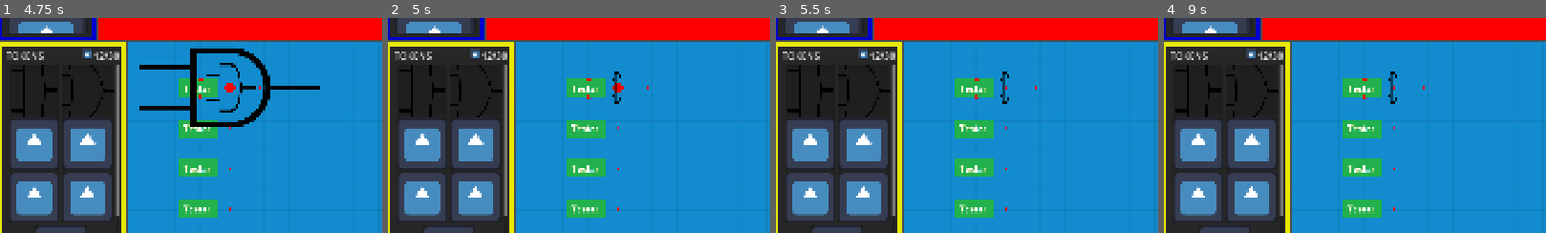
Above: before the commit, frames 1-4 (left to right).
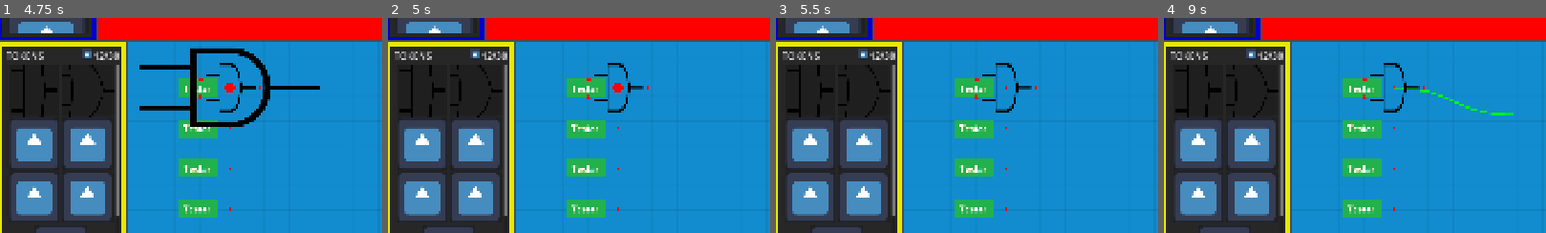
Above: after the commit, the same moments.

Repository: Thalesvpin/Logicgate-Mecha-Arm
Game: Godot game, scene res://scenes/menus/main_menu.tscn
The game is run twice, just before and just after one commit, with the same random seed, the same clock (stepped at 60 frames per second) and the same inputs. The engine's default icon, where the game draws it, is replaced by a stand-in: a white triangle on a blue panel in a dark square.
Inputs (mouse positions are % of the whole screen's width and height, from its top left):
- Up to frame 1 (4.75 s): click "Jogar" at 0.5 s; click (26, 62) at 1.27 s; click (96, 80) at 2 s; click (96, 86) at 2.75 s; tap Enter (ui_accept) at 3.5 s; drag from (8, 76) to (30, 62) at 3.52 s; drag from (4, 63) to (30, 62) at 4.27 s
- Up to frame 2 (5 s): no input
- Up to frame 3 (5.5 s): move the mouse to (11, 63) at 5.02 s; hold Right (ui_right) from 5.03 s (still down); hold Mouse wheel up (scroll_up) from 5.03 s (still down); click (11, 63) at 5.17 s; tap T (test) at 5.3 s
- Up to frame 4 (9 s): release Right (ui_right) at 5.75 s; release Mouse wheel up (scroll_up) at 5.75 s; tap Enter (ui_accept) at 5.75, 8.75 s; drag from (4, 75) to (30, 72) at 5.77 s; drag from (11, 75) to (77, 62) at 6.52 s; drag from (4, 88) to (30, 81) at 7.27 s; move the mouse to (11, 88) at 8.02 s; hold Down (ui_down) 8.03-8.75 s; hold T (test) 8.03-8.75 s; click (11, 88) at 8.17 s; drag from (30, 62) to (77, 81) at 8.77 s
The pictures show only the part of the screen within x 0-50%, y 46-96%; the shares and areas given below are measured in that part.

Frame 1 is identical in both runs. In frame 2, 0.7% of the frame differs, in the area x 54-67%, y 20-44%; in frame 3, 0.7%; in frame 4, 0.9%, in the area x 54-92%, y 20-46%.
Error in both runs: Trying to assign value of type 'Marker2D' to a variable of type 'Area2D'. (res://scripts/circuit_gate.gd:7)

Commit message:
criação de fios por arraste

Diff:
--- /dev/null
+++ b/scenes/sections/sand_box/line_point_c.tscn
@@ -0,0 +1,6 @@
+[gd_scene format=3 uid="uid://d3cka70ni1duu"]
+
+[ext_resource type="Script" uid="uid://dm60t2y2k4qui" path="res://scripts/line_point_c.gd" id="1_tkggd"]
+
+[node name="LinePointC" type="Node2D" unique_id=1272759562]
+script = ExtResource("1_tkggd")
--- a/scripts/cable.gd
+++ b/scripts/cable.gd
@@ -9,6 +9,8 @@
 ## Os dois objetos que o fio conecta.
 var point_a: Node2D
 var point_b: Node2D
+var point_c: Node2D
+const LINE_POINT_C = preload("uid://d3cka70ni1duu")
 
 ## O quanto a curva "estica" para os lados, em fração da distância entre os
 ## pontos (0 = linha reta, 0.5 = curva bem pronunciada, como no Blueprint).
@@ -39,13 +41,70 @@
 
 func _input(event: InputEvent) -> void:
 	if event.is_action_pressed("test"):
-		set_active(!is_active)
+		print(Global.circuit_editor.hovered_pin)
 
 func _process(_delta: float) -> void:
-	if point_a != null and point_b != null:
+	if point_a != null && point_b != null:
 		_update_curve()
 
+	if point_c:
+		if Input.is_mouse_button_pressed(MOUSE_BUTTON_LEFT):
+			point_c.position = get_global_mouse_position()
+		else:
+			if (Global.circuit_editor.hovered_pin == null) || \
+					(point_a != point_c && Global.circuit_editor.hovered_pin.type.to_lower() == "output") || \
+					(point_b != point_c && Global.circuit_editor.hovered_pin.type.to_lower() == "input") || \
+					(point_a != point_c && Global.circuit_editor.hovered_pin.owner == point_a.owner) || \
+					(point_b != point_c && Global.circuit_editor.hovered_pin.owner == point_b.owner):
+				self_delete()
+				return
+
+			var point
+			if (point_a == point_c):
+				set_point_a(Global.circuit_editor.hovered_pin)
+				point = point_a
+			if (point_b == point_c):
+				set_point_b(Global.circuit_editor.hovered_pin)
+				point = point_b
+
+			if point.owner is Area2D:
+				point.owner.connected_wires.append(_line)
+			else:
+				point.connected_wires.append(_line)
+
+	if !point_c:
+		if point_a && point_b == null:
+			set_point_c()
+			point_b = point_c
+		if point_b && point_a == null:
+			set_point_c()
+			point_a = point_c
+
 	check_input_value()
+
+func set_point_c(reset: bool = false):
+	if reset:
+		point_c.queue_free()
+		point_c = null
+		return
+	point_c = LINE_POINT_C.instantiate()
+	point_c.position = get_global_mouse_position()
+	Global.circuit_editor.wire_layer.add_child(point_c)
+
+func set_point_a(node: Node2D):
+	point_a = node
+	if point_b && point_c:
+		point_b.connected_gate = point_a
+		set_point_c(true)
+
+func set_point_b(node: Node2D):
+	point_b = node
+	if point_a && point_c:
+		point_b.connected_gate = point_a
+		set_point_c(true)
+
+func connect_to_cursor():
+	pass
 
 func check_input_value() -> void:
 	set_active(point_a.is_active)
@@ -96,6 +155,21 @@
 func set_active(value: bool):
 	is_active = value
 
+func self_delete():
+	if point_b != point_c:
+		point_b.connected_gate = null
+		if point_b.owner is Area2D:
+			point_b.owner.connected_wires.erase(_line)
+		else:
+			point_b.connected_wires.erase(_line)
+
+	if point_a != point_c:
+		if point_a.owner is Area2D:
+			point_a.owner.connected_wires.erase(_line)
+		else:
+			point_a.connected_wires.erase(_line)
+
+	queue_free()
 
 
 
--- a/scripts/circuit_editor.gd
+++ b/scripts/circuit_editor.gd
@@ -5,5 +5,19 @@
 @onready var circuit_camera: Camera2D = $HBoxContainer/SubViewportContainer/SubViewport/Sandbox/CircuitCamera
 @onready var sandbox: Node2D = $HBoxContainer/SubViewportContainer/SubViewport/Sandbox
 
+var all_gate_inputs: Array
+var all_gate_outputs: Array
+var hovered_pin: Area2D
+
 func _ready() -> void:
 	Global.circuit_editor = self
+
+func add_input(node):
+	all_gate_inputs.append(node)
+	#node.
+
+func remove_input(node):
+	all_gate_inputs = all_gate_inputs.filter(func(e): return e != node)
+
+func remove_output(node):
+	all_gate_outputs = all_gate_outputs.filter(func(e): return e != node)
--- a/scripts/circuit_gate.gd
+++ b/scripts/circuit_gate.gd
@@ -21,16 +21,21 @@
 var connected_wires: Array
 var was_pressed: bool = false
 var cursor_offset: Vector2
-var original_scale: Vector2
+var original_scale: Vector2 = Vector2.ZERO
 
-func scale_gate(value: Vector2):
-	for child in get_children(true):
-		if child.get_class() == "CollisionShpae2D" || child.get_class() == "Sprite2D":
-			child.scale *= value
+##Leave value empty to reset the scale to it's default
+func scale_gate(value: Vector2 = Vector2.ZERO):
+	if original_scale == Vector2.ZERO:
+		original_scale = scale
+		scale *= value
+	elif value != Vector2.ZERO:
+		scale = original_scale * value
+	else:
+		scale = original_scale
+		original_scale = Vector2.ZERO
 
 func _ready() -> void:
 	map_pins()
-	original_scale = sprite.scale
 
 func _process(delta):
 	output.set_active(calculate_output())
--- a/scripts/drag_manager.gd
+++ b/scripts/drag_manager.gd
@@ -3,6 +3,10 @@
 var dragging := false
 var gate_type := ""
 var original_node
+
+func _process(delta: float) -> void:
+	if original_node && original_node.get_class() == "Area2D":
+		original_node.scale_gate(Global.circuit_editor.circuit_camera.zoom)
 
 func setup(node: Node) -> void:
 	dragging = true
@@ -26,8 +30,7 @@
 
 	#print(node.sprite.scale)
 	#print(Global.circuit_editor.circuit_camera.zoom)
-	#node.sprite.scale *= Global.circuit_editor.circuit_camera.zoom
-	node.scale_gate(Global.circuit_editor.circuit_camera.zoom)
+	#node.scale_gate(Global.circuit_editor.circuit_camera.zoom)
 
 	#sandbox only
 	#Global.circuit_editor.drag_layer.add_child(node)
@@ -36,9 +39,11 @@
 	get_tree().current_scene.add_child(node)
 
 func drop_gate(cursor_in: bool) -> void:
+	original_node.scale_gate()
+
 	#sandbox only
 	#Global.circuit_editor.drag_layer.remove_child(original_node)
-	original_node.scale_gate(original_node.original_scale)
+
 	#game board
 	get_tree().current_scene.remove_child(original_node)
 
--- a/scripts/game_input.gd
+++ b/scripts/game_input.gd
@@ -21,10 +21,14 @@
 func _on_mouse_entered() -> void:
 	sprite.scale = Vector2(0.02,0.02)
 	owner.owner.prevent_click(true)
+	Global.circuit_editor.hovered_pin = self
 
 func _on_mouse_exited() -> void:
 	sprite.scale = Vector2(0.007,0.007)
 	owner.owner.prevent_click(false)
+	Global.circuit_editor.hovered_pin = self
+	if Global.circuit_editor.hovered_pin == self:
+		Global.circuit_editor.hovered_pin = null
 
 func _on_texture_button_button_up() -> void:
 	set_active(!is_active)
--- a/scripts/game_output.gd
+++ b/scripts/game_output.gd
@@ -22,7 +22,10 @@
 func _on_mouse_entered() -> void:
 	sprite.scale = Vector2(0.02,0.02)
 	owner.owner.prevent_click(true)
+	Global.circuit_editor.hovered_pin = self
 
 func _on_mouse_exited() -> void:
 	sprite.scale = Vector2(0.007,0.007)
 	owner.owner.prevent_click(false)
+	if Global.circuit_editor.hovered_pin == self:
+		Global.circuit_editor.hovered_pin = null
--- a/scripts/input.gd
+++ b/scripts/input.gd
@@ -35,6 +35,10 @@
 
 func _on_mouse_entered() -> void:
 	sprite.scale = Vector2(0.02,0.02)
+	Global.circuit_editor.hovered_pin = self
 
 func _on_mouse_exited() -> void:
+	print('input exit')
 	sprite.scale = Vector2(0.007,0.007)
+	if Global.circuit_editor.hovered_pin == self:
+		Global.circuit_editor.hovered_pin = null
--- /dev/null
+++ b/scripts/line_point_c.gd
@@ -0,0 +1,3 @@
+extends Node2D
+
+var is_active: bool = false
--- a/scripts/output.gd
+++ b/scripts/output.gd
@@ -24,6 +24,9 @@
 
 func _on_mouse_entered() -> void:
 	sprite.scale = Vector2(0.02,0.02)
+	Global.circuit_editor.hovered_pin = self
 
 func _on_mouse_exited() -> void:
 	sprite.scale = Vector2(0.007,0.007)
+	if Global.circuit_editor.hovered_pin == self:
+		Global.circuit_editor.hovered_pin = null
--- a/scripts/sandbox.gd
+++ b/scripts/sandbox.gd
@@ -7,11 +7,12 @@
 @onready var game_output_manager: VBoxContainer = $GameOutputManager
 @onready var game_input_manager: VBoxContainer = $GameInputManager
 
-var line := preload("res://scenes/sections/sand_box/cable.tscn")
-var was_pressed := false
+var line := preload("uid://64o4r0ww4ft2")
+var was_pressed: bool = false
 var cursor_in: bool = false
-var point_a = null
-var point_b = null
+var point_a: Node2D = null
+var point_b: Node2D = null
+var _line: Node2D = null
 
 func _ready() -> void:
 	var inputs = game_input_manager.get_children()
@@ -24,6 +25,26 @@
 			output.get_child(0).clicked.connect(trace_line)
 
 func trace_line(point):
+	if !_line:
+		_line = line.instantiate()
+		wire_layer.add_child(_line)
+
+	#Point A
+	if point.type.to_lower() == "output":
+		_line.set_point_a(point)
+	#Point B
+	if point.type.to_lower() == "input":
+		_line.set_point_b(point)
+		point.connected_gate = _line.point_a
+
+	if point.owner is Area2D:
+		point.owner.connected_wires.append(_line)
+	else:
+		point.connected_wires.append(_line)
+
+	_line = null
+
+func trace_line_OLD(point):
 	if point.type.to_lower() == "output":
 		point_a = point
 	if point.type.to_lower() == "input":
Not shown, added: scripts/line_point_c.gd.uid
